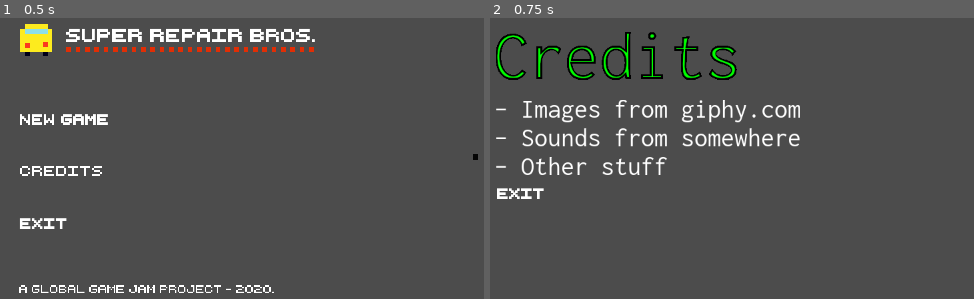
Above: before the commit, frames 1-2 (left to right).
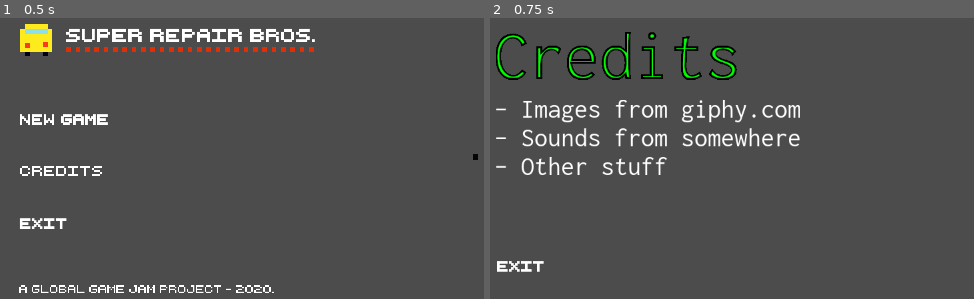
Above: after the commit, the same moments.

Repository: super-repair-bros/super-repair-bros
Game: Godot game, scene res://Scenes/TitleScreen/TitleScreen.tscn
Same seed, same stepped clock (60 frames per second), same inputs: the game is played once before the commit and once after it.
Inputs (mouse positions are in pixels of both pictures, inside the frame that each line leads up to):
- Up to frame 1 (0.5 s): no input
- Up to frame 2 (0.75 s): click (659, 172) at 0.5 s

Frame 1 is identical in both runs. In frame 2, 0.5% of the frame differs, in the area x 1-12%, y 60-91%.

Commit message:
fix credit possiotions

Diff:
--- a/Scenes/Credits/Credits.tscn
+++ b/Scenes/Credits/Credits.tscn
@@ -10,43 +10,44 @@
 script = ExtResource( 5 )
 
 [node name="MarginContainer" type="MarginContainer" parent="."]
+anchor_right = 1.0
+anchor_bottom = 1.0
 margin_left = 100.0
 margin_top = 100.0
-margin_right = 40.0
-margin_bottom = 40.0
+margin_right = 1052.0
+margin_bottom = 476.0
 __meta__ = {
 "_edit_use_anchors_": false
 }
 
 [node name="VBoxContainer2" type="VBoxContainer" parent="MarginContainer"]
-margin_right = 457.0
-margin_bottom = 267.0
-size_flags_horizontal = 3
-size_flags_vertical = 3
+margin_right = 952.0
+margin_bottom = 376.0
 
 [node name="VBoxContainer" type="VBoxContainer" parent="MarginContainer/VBoxContainer2"]
-margin_right = 457.0
-margin_bottom = 215.0
+margin_right = 952.0
+margin_bottom = 324.0
+size_flags_vertical = 3
 custom_constants/separation = 30
 __meta__ = {
 "_edit_use_anchors_": false
 }
 
 [node name="Credits" type="TextureRect" parent="MarginContainer/VBoxContainer2/VBoxContainer"]
-margin_right = 457.0
+margin_right = 952.0
 margin_bottom = 72.0
 texture = ExtResource( 1 )
 
 [node name="CreditsText" type="TextureRect" parent="MarginContainer/VBoxContainer2/VBoxContainer"]
 margin_top = 102.0
-margin_right = 457.0
+margin_right = 952.0
 margin_bottom = 215.0
 texture = ExtResource( 2 )
 
 [node name="Exit" type="TextureButton" parent="MarginContainer/VBoxContainer2"]
-margin_top = 350.0
-margin_right = 457.0
-margin_bottom = 267.0
+margin_top = 328.0
+margin_right = 952.0
+margin_bottom = 376.0
 texture_normal = ExtResource( 3 )
 texture_hover = ExtResource( 4 )
 
